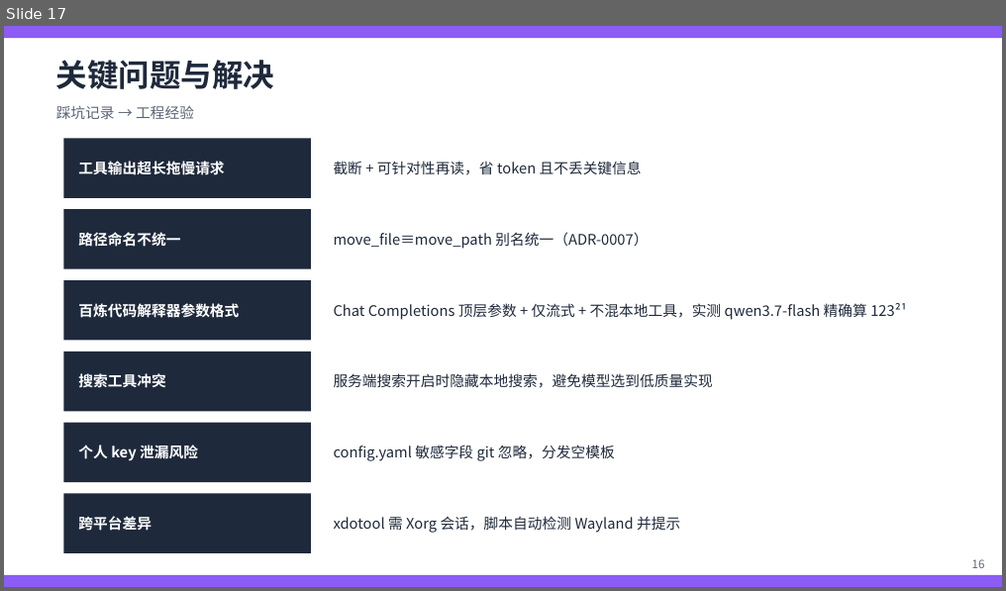
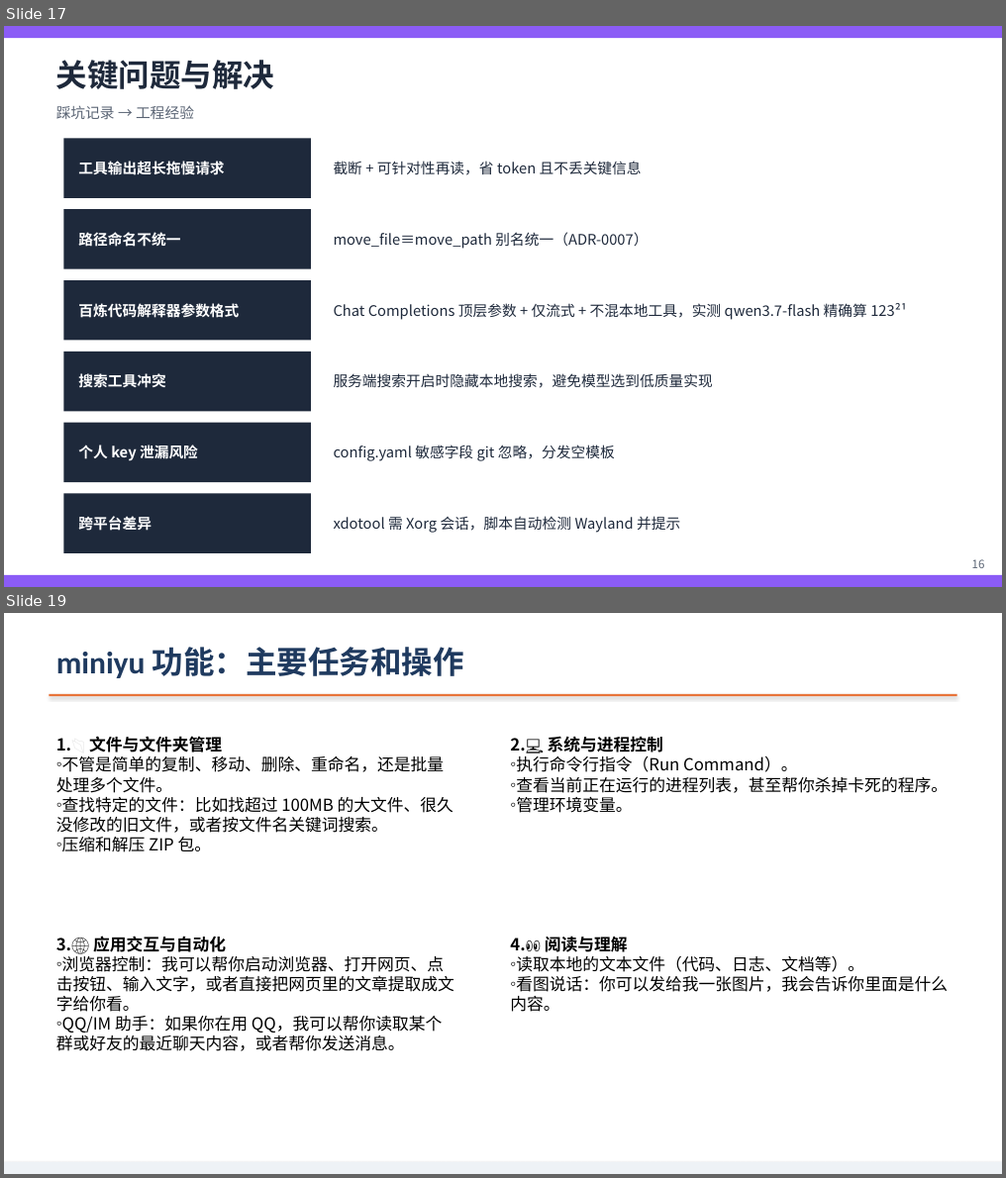
Before and after one commit to yurenhjh/miniyu, a slide deck: docs/第4组汇报PPT.pptx. Shown one above the other, each under a label of ours: slide 17 before the commit, slides 17 and 19 after it; the slides between them are not shown. The pictures are 1006x591 and 1006x1178 pixels, drawn with LibreOffice and Linux fonts; fonts in the diff are those of the drawing. Boxes give left, top, right and bottom in pixels: in the first picture for what was removed or moved away, otherwise in the second. Text is boxed around its words. In the diff, an @@ line names an element or a change of style, - is before the commit and + after.

```diff
--- a/docs/第4组汇报PPT.pptx
+++ b/docs/第4组汇报PPT.pptx
@@ slide 19 added at (4,613,1002,1174), background #FFFFFF @@
@@ text added at (56,647,464,678), 30 pt, text #1F3A5F, bold @@
+miniyu 功能：主要任务和操作
@@ rectangle added at (49,694,957,696), fill #E8743A @@
@@ text added at (56,736,454,1052), 16 pt, text #000000 @@
+1.📂 文件与文件夹管理
+  ◦ 不管是简单的复制、移动、删除、重命名，还是批量处理多个文件。
+  ◦ 查找特定的文件：比如找超过 100MB 的大文件、很久没修改的旧文件，或者按文件名关键词搜索。
+  ◦ 压缩和解压 ZIP 包。
+  3.🌐 应用交互与自动化
+  ◦ 浏览器控制：我可以帮你启动浏览器、打开网页、点击按钮、输入文字，或者直接把网页里的文章提取成文字给你看。
+  ◦ QQ/IM 助手：如果你在用 QQ，我可以帮你读取某个群或好友的最近聊天内容，或者帮你发送消息。
@@ text added at (510,736,947,1012), 16 pt, text #000000 @@
+  2.💻 系统与进程控制
+  ◦ 执行命令行指令（Run Command）。
+  ◦ 查看当前正在运行的进程列表，甚至帮你杀掉卡死的程序。
+  ◦ 管理环境变量。
+  4.👀 阅读与理解
+  ◦ 读取本地的文本文件（代码、日志、文档等）。
+  ◦ 看图说话：你可以发给我一张图片，我会告诉你里面是什么内容。
@@ rectangle added at (4,1162,1002,1174), fill #EEF2F6 @@
```
Also in this commit, not shown: 19 slides changed, 1 other slide added, 16 other files.
